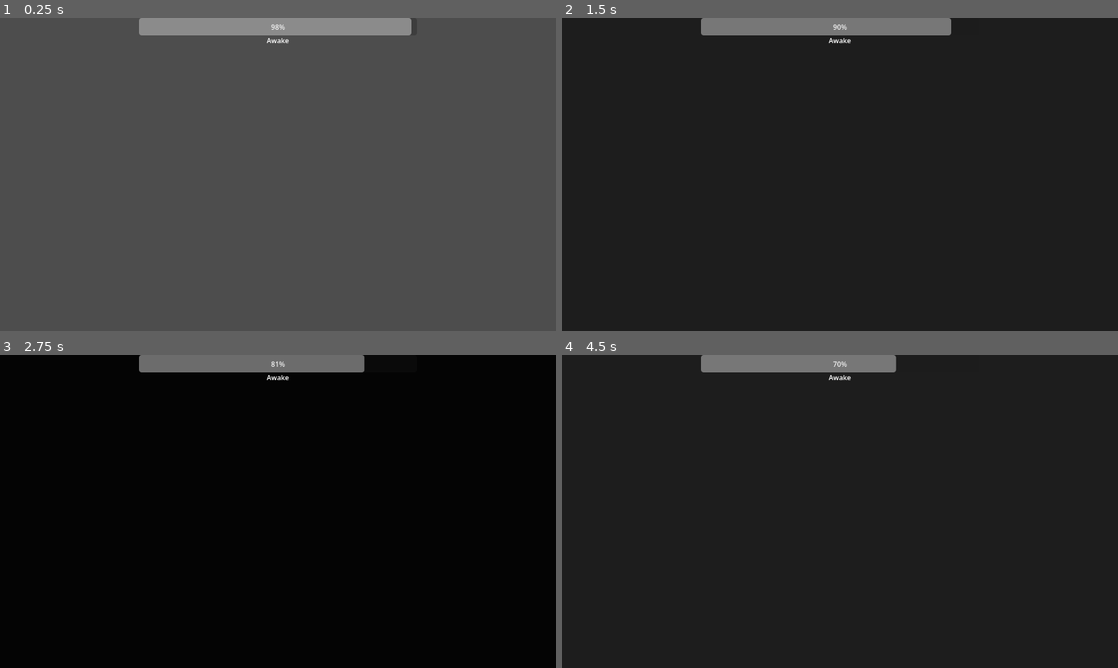
Above: before the commit, frames 1-4 (two rows, left to right).
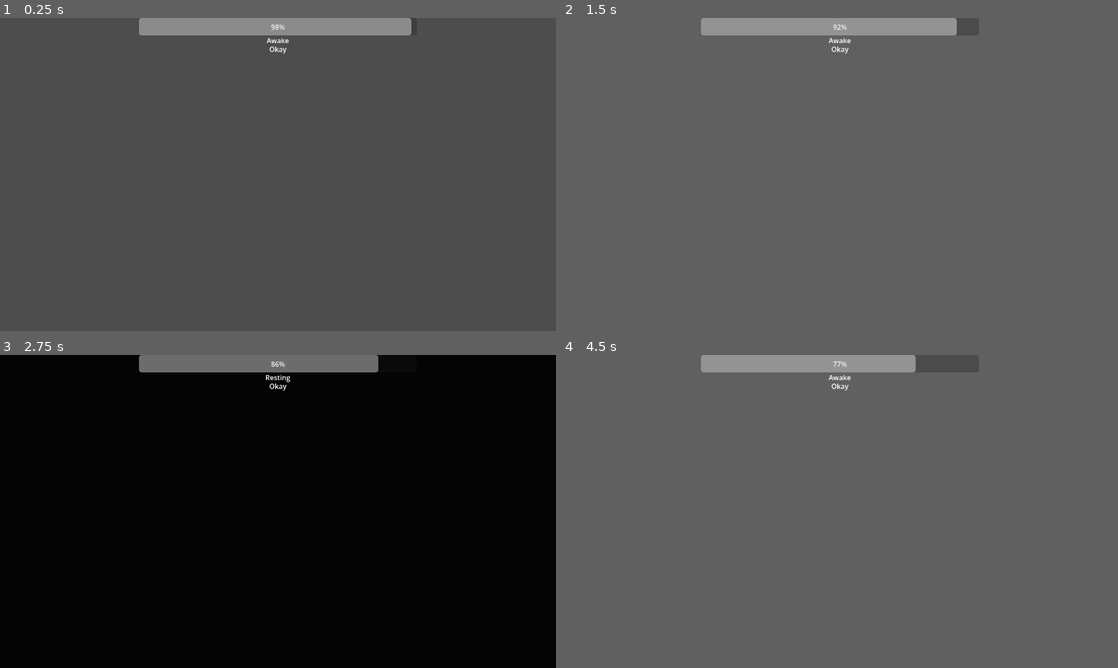
Above: after the commit, the same moments.

Repository: Azujinkle/OneButtonGame
Game: Godot game, scene res://scenes/game.tscn
Two runs of this game, one before a commit and one after it. Both use one fixed random seed, a clock stepped at 60 frames per second and the inputs below.
Inputs:
- Up to frame 1 (0.25 s): no input
- Up to frame 2 (1.5 s): hold Space (close) 0.53-1.28 s; tap Enter at 1.25 s; tap Space (close) at 1.35 s
- Up to frame 3 (2.75 s): hold Space (close) from 2.03 s (still down)
- Up to frame 4 (4.5 s): release Space (close) at 2.78 s; tap Space (close) at 2.85, 4.35 s; hold Space (close) 3.53-4.28 s

The runs differ from the first frame. In frame 1, less than 0.1% of the frame differs, in the area x 48-52%, y 9-12%; in frame 2, 100%; in frame 3, 0.2%; in frame 4, 100%, in the area x 0-100%, y 0-100%.

Commit message:
Basic steal events implemented

Diff:
--- a/one-button-game/scenes/game.tscn
+++ b/one-button-game/scenes/game.tscn
@@ -2,8 +2,17 @@
 
 [ext_resource type="PackedScene" uid="uid://b54mdno4igm2v" path="res://scenes/hud.tscn" id="1_uwrxv"]
 [ext_resource type="Script" uid="uid://cofk64dqp3x6c" path="res://scripts/game.gd" id="1_yqjtg"]
+[ext_resource type="PackedScene" uid="uid://vhhupwvkqjkp" path="res://scenes/steal.tscn" id="3_lnu2h"]
 
 [node name="Game" type="Node2D" unique_id=619202715]
 script = ExtResource("1_yqjtg")
 
 [node name="HUD" parent="." unique_id=1632463552 instance=ExtResource("1_uwrxv")]
+
+[node name="Steal" parent="." unique_id=1099598146 instance=ExtResource("3_lnu2h")]
+
+[node name="Frequency" type="Timer" parent="." unique_id=448992538]
+one_shot = true
+
+[connection signal="steal" from="Steal" to="." method="_on_steal_signal"]
+[connection signal="timeout" from="Frequency" to="." method="_on_frequency_timeout"]
--- a/one-button-game/scenes/hud.tscn
+++ b/one-button-game/scenes/hud.tscn
@@ -65,4 +65,18 @@
 offset_right = 40.0
 offset_bottom = 70.0
 grow_horizontal = 2
+text = "Status"
 horizontal_alignment = 1
+
+[node name="Temp" type="Label" parent="." unique_id=551300541]
+layout_mode = 1
+anchors_preset = 5
+anchor_left = 0.5
+anchor_right = 0.5
+offset_left = -20.0
+offset_top = 60.0
+offset_right = 1260.0
+offset_bottom = 780.0
+grow_horizontal = 2
+text = "Temp"
+horizontal_alignment = 1
--- /dev/null
+++ b/one-button-game/scenes/steal.tscn
@@ -0,0 +1,16 @@
+[gd_scene format=3 uid="uid://vhhupwvkqjkp"]
+
+[ext_resource type="Script" uid="uid://c3akkvurltwi5" path="res://scripts/steal.gd" id="1_1yohy"]
+[ext_resource type="AudioStream" uid="uid://b2350smq85kt" path="res://zip.mp3" id="2_op5vu"]
+
+[node name="Steal" type="Node" unique_id=1099598146]
+script = ExtResource("1_1yohy")
+
+[node name="Zipper" type="AudioStreamPlayer" parent="." unique_id=112637131]
+stream = ExtResource("2_op5vu")
+volume_db = -6.0
+
+[node name="Interval" type="Timer" parent="." unique_id=1584310456]
+one_shot = true
+
+[connection signal="timeout" from="Interval" to="." method="_on_interval_timeout"]
--- a/one-button-game/scripts/game.gd
+++ b/one-button-game/scripts/game.gd
@@ -9,7 +9,11 @@
 const AWAKE_ENERGY = -2 # energy lost per frame
 const REST_ENERGY = 3 # energy gained per frame while resting
 const REST_THRESHOLD = 30 # time in frames needed before properly resting
+const AWARE_THRESHOLD = 15 # time in frames needed before stopping a steal
 const REM_THRESHOLD = 600 # energy needed to awaken if all energy is depleted
+
+const STEAL_INTERVAL = 2 # time in seconds between sound and steal event fail
+const STEAL_FREQUENCY = 3 # time in seconds between attempts for steal events
 
 # Called when the node enters the scene tree for the first time.
 func _ready() -> void:
@@ -17,9 +21,11 @@
 	rest = 0
 	is_resting = false
 	is_rem = false
+	$HUD/Temp.text = "Okay"
+	$Frequency.start(STEAL_FREQUENCY)
 
 # Called every frame. 'delta' is the elapsed time since the previous frame.
-func _process(delta: float) -> void:
+func _process(_delta: float) -> void:
 	if is_rem:
 		close_eyes()
 		if energy > REM_THRESHOLD:
@@ -38,6 +44,10 @@
 		is_rem = true
 	$HUD.update_energy(energy, is_resting, is_rem)
 
+	if rest < AWARE_THRESHOLD && $Steal.active:
+		$Steal.stop_steal()
+		$HUD/Temp.text = "Caught!"
+
 # Close the player's eyes, fading out their sights before they recover energy.
 func close_eyes() -> void:
 	$HUD.close_eyes()
@@ -49,7 +59,20 @@
 # Open the player's eyes, resuming energy depletion as they regain their sight.
 func open_eyes() -> void:
 	$HUD.open_eyes()
-	rest -= 1
+	if rest > 0:
+		rest -= 1
 	if is_resting:
 		$HUD.flare_eyes()
 	is_resting = false
+
+# Starts a steal event after a predefined period of time.
+func _on_frequency_timeout() -> void:
+	if is_resting:
+		$Steal.initiate(STEAL_INTERVAL)
+		$HUD/Temp.text = "Stealing"
+	$Frequency.start(STEAL_FREQUENCY) # need to randomize
+
+# Trigger the loss state after failing to prevent a steal.
+func _on_steal_signal() -> void:
+	$Frequency.stop()
+	$HUD/Temp.text = "Stolen..."
--- a/one-button-game/scripts/hud.gd
+++ b/one-button-game/scripts/hud.gd
@@ -6,7 +6,7 @@
 	$Fader.size = get_viewport_rect().size
 
 # Called every frame. 'delta' is the elapsed time since the previous frame.
-func _process(delta: float) -> void:
+func _process(_delta: float) -> void:
 	pass
 
 # Darken the screen to simulate closed eyes.
@@ -27,6 +27,7 @@
 
 # Updates energy bar and status.
 func update_energy(value: int, is_resting: bool, is_rem: bool) -> void:
+	@warning_ignore("integer_division") # keep the percentage simple
 	$Energy/Bar.value = value/18
 	if is_rem:
 		$Energy/Status.text = "Tired..."
--- /dev/null
+++ b/one-button-game/scripts/steal.gd
@@ -0,0 +1,29 @@
+extends Node
+
+var active: bool
+signal steal
+
+# Called when the node enters the scene tree for the first time.
+func _ready() -> void:
+	pass
+
+# Called every frame. 'delta' is the elapsed time since the previous frame.
+func _process(_delta: float) -> void:
+	pass
+
+# Initiates a steal event that must be cleared within the given time in frames.
+func initiate(time: int) -> void:
+	$Zipper.play()
+	$Interval.wait_time = time
+	$Interval.start()
+	active = true
+
+# Stops the current steal event.
+func stop_steal() -> void:
+	$Interval.stop()
+	active = false
+
+# Player has failed to open their eyes within the steal interval.
+func _on_interval_timeout() -> void:
+	steal.emit()
+	active = false
Not shown, added: one-button-game/scripts/steal.gd.uid
Not shown, added: one-button-game/zip.mp3.import
Not shown, added: one-button-game/zip.mp3
